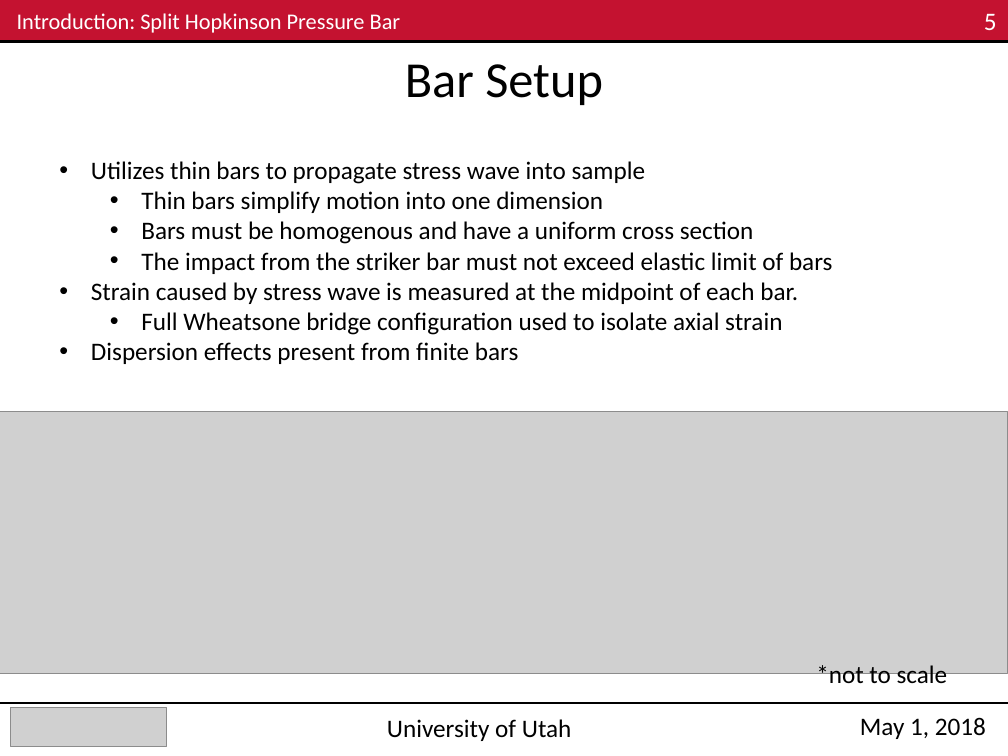
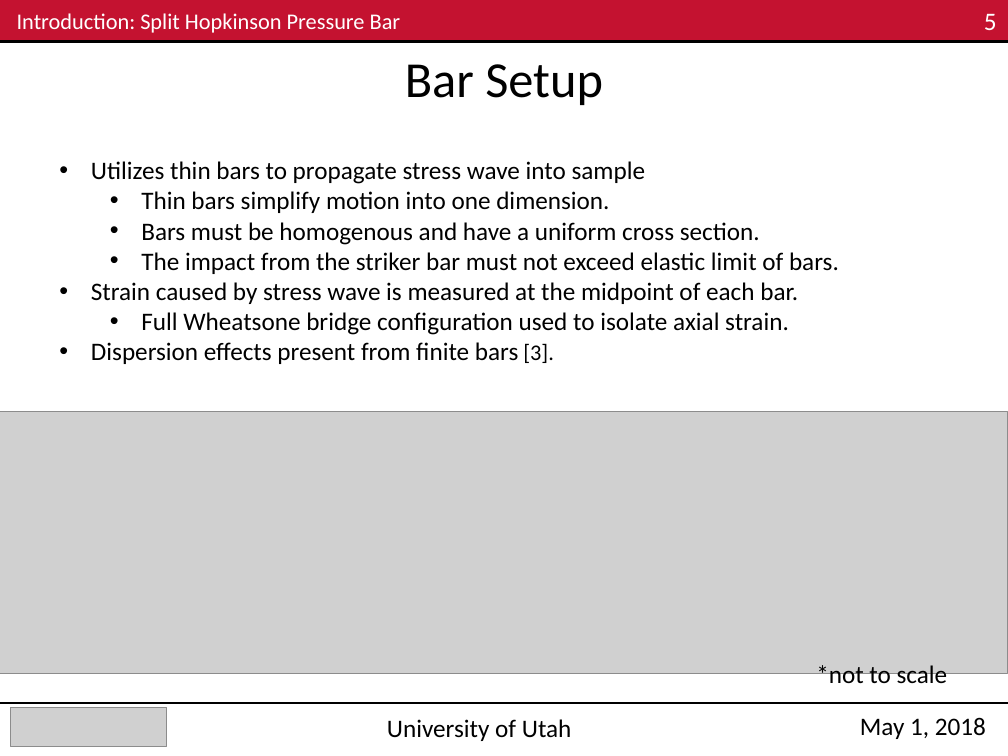
Before and after one commit to Mar-ten/PMAA_Fracture, a slide deck: slide 5 of ME EN 6960_Group4_Exp3_Nick.pptx. Drawn at 1008x756 pixels with LibreOffice and Linux fonts; fonts in the diff are those of the drawing; grey boxes stand for pictures. Boxes give left, top, right and bottom in pixels: in the first picture for what was removed or moved away, otherwise in the second. Text is boxed around its words. In the diff, an @@ line names an element or a change of style, - is before the commit and + after.

```diff
--- a/ME EN 6960_Group4_Exp3_Nick.pptx
+++ b/ME EN 6960_Group4_Exp3_Nick.pptx
@@ text at [141, 191, 839, 274]: text changed @@
-  • Thin bars simplify motion into one dimension
-  • Bars must be homogenous and have a uniform cross section
-  • The impact from the striker bar must not exceed elastic limit of bars
+  • Thin bars simplify motion into one dimension.
+  • Bars must be homogenous and have a uniform cross section.
+  • The impact from the striker bar must not exceed elastic limit of bars.
@@ text at [91, 312, 789, 364]: text changed @@
-  • Full Wheatsone bridge configuration used to isolate axial strain
-• Dispersion effects present from finite bars
+  • Full Wheatsone bridge configuration used to isolate axial strain.
+• Dispersion effects present from finite bars [3].
```
Also in this commit, not shown: 7 other slides changed.
